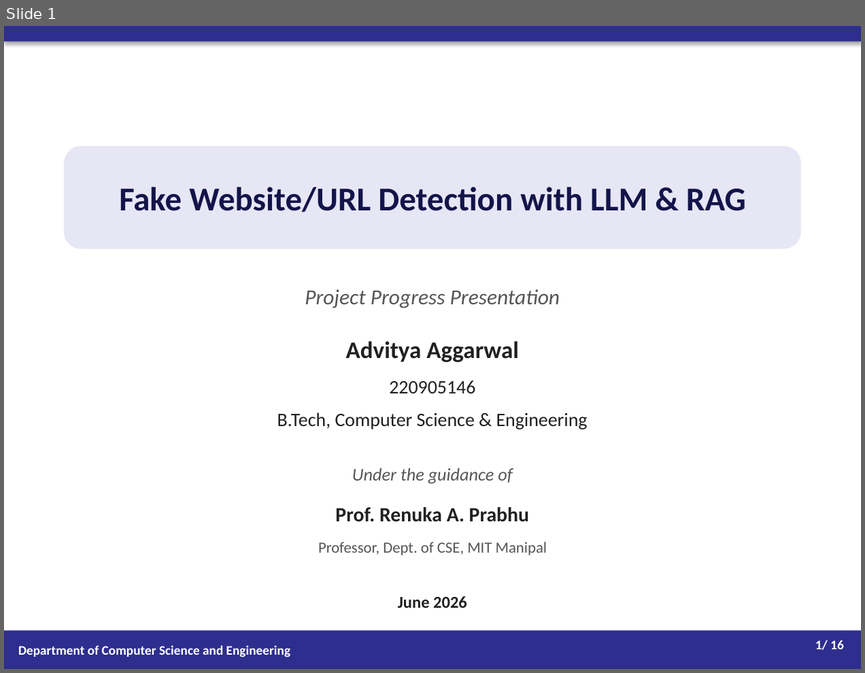
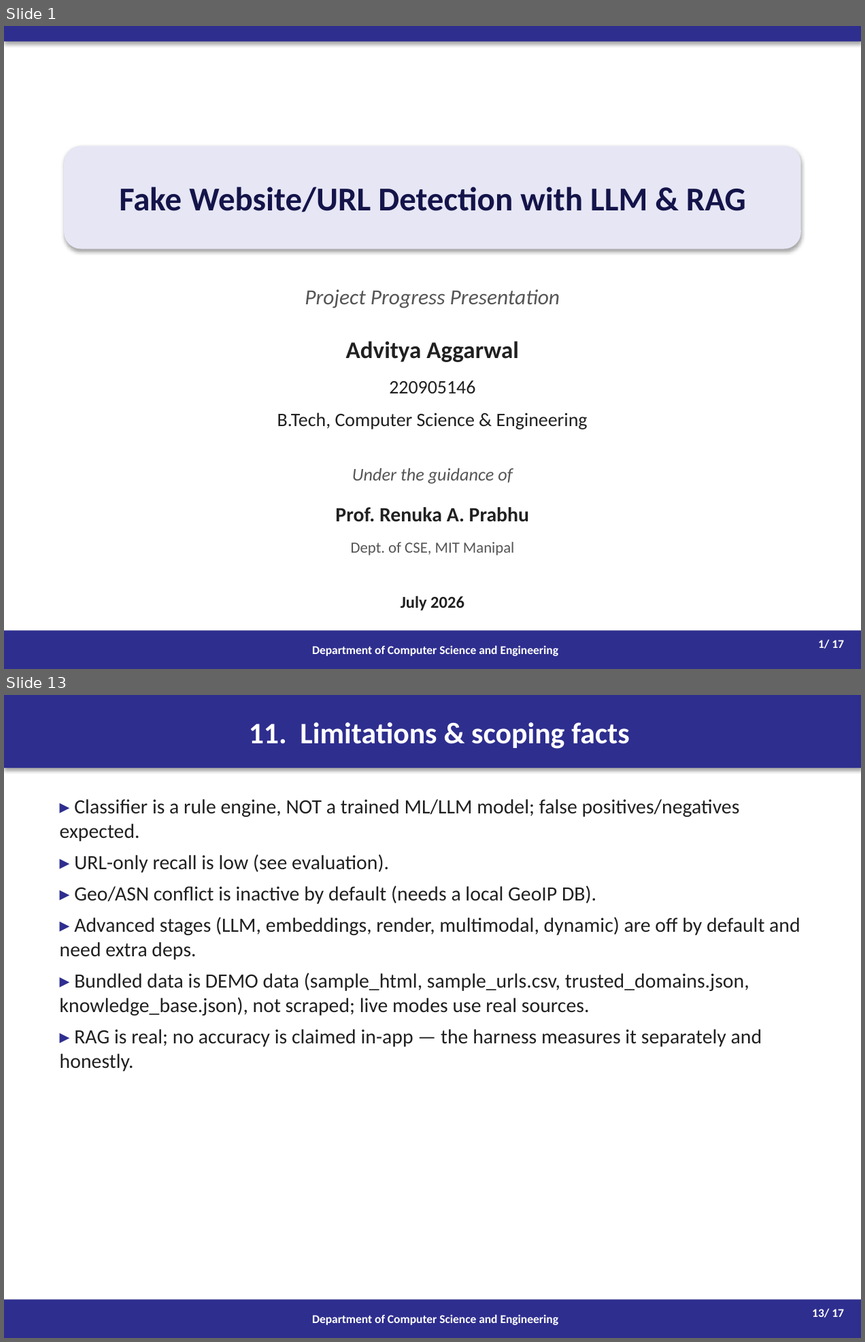
Before and after one commit to Advityaa/fake-url-detection, a slide deck: Project_Progress_Presentation.pptx. Shown one above the other, each under a label of ours: slide 1 before the commit, slides 1 and 13 after it; the slides between them are not shown. The pictures are 865x673 and 865x1342 pixels, drawn with LibreOffice and Linux fonts; fonts in the diff are those of the drawing. Boxes give left, top, right and bottom in pixels: in the first picture for what was removed or moved away, otherwise in the second. Text is boxed around its words. In the diff, an @@ line names an element or a change of style, - is before the commit and + after.

```diff
--- a/Project_Progress_Presentation.pptx
+++ b/Project_Progress_Presentation.pptx
@@ slide 13 added at box(4, 695, 861, 1338), background #FFFFFF @@
@@ rectangle added at box(4, 695, 861, 768), fill #2E2E8F, 25 pt, text #FFFFFF, bold @@
+11. Limitations & scoping facts
@@ text added at box(60, 799, 800, 1071), 17 pt, text #202020 @@
+▸ Classifier is a rule engine, NOT a trained ML/LLM model; false positives/negatives expected.
+▸ URL-only recall is low (see evaluation).
+▸ Geo/ASN conflict is inactive by default (needs a local GeoIP DB).
+▸ Advanced stages (LLM, embeddings, render, multimodal, dynamic) are off by default and need extra deps.
+▸ Bundled data is DEMO data (sample_html, sample_urls.csv, trusted_domains.json, knowledge_base.json), not scraped; live modes use real sources.
+▸ RAG is real; no accuracy is claimed in-app — the harness measures it separately and honestly.
@@ rectangle added at box(4, 1299, 861, 1338), fill #2E2E8F, 10 pt, text #FFFFFF, bold @@
+Department of Computer Science and Engineering
@@ text added at box(812, 1308, 844, 1317), 10 pt, text #FFFFFF, bold @@
+13/ 17
@@ slide 1 changed as well @@
@@ rounded rectangle "Fake Website/URL Detection with LLM ..." at box(64, 146, 801, 249): shadow on @@
@@ text at box(351, 541, 514, 555): text changed @@
-Professor, Dept. of CSE, MIT Manipal
+Dept. of CSE, MIT Manipal
@@ text at box(400, 595, 464, 610): text changed @@
-June 2026
+July 2026
@@ rectangle "Department of Computer Science and ..." at box(4, 630, 861, 669): size 11 to 10 pt; alignment left to centre @@
@@ text at box(818, 639, 844, 648): text changed; size 11 to 10 pt @@
-1/ 16
+1/ 17
```
Also in this commit, not shown: 9 other slides changed, 6 other slides added, 6 slides removed, 3 other files.
